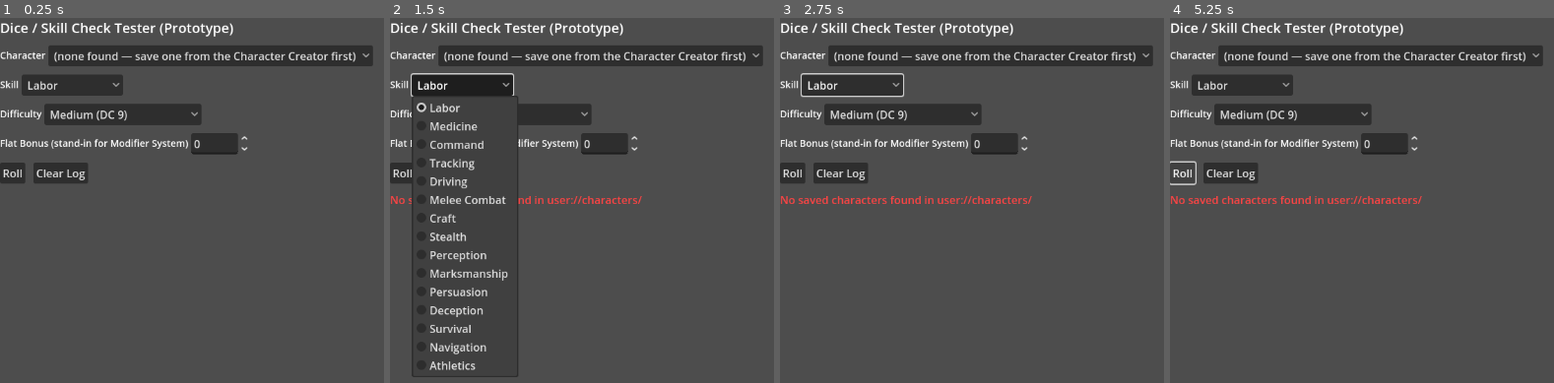
Above: before the commit, frames 1-4 (left to right).
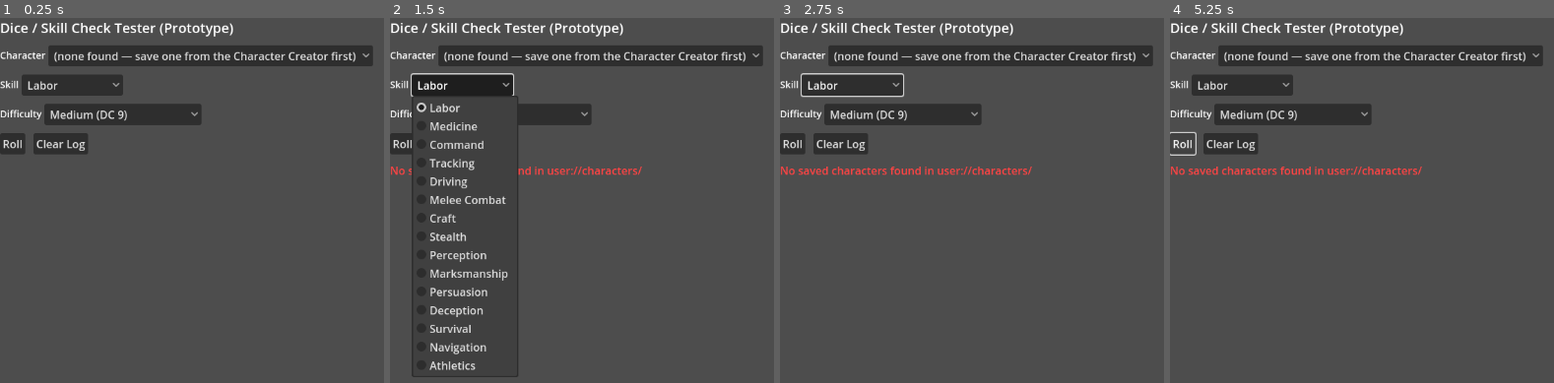
Above: after the commit, the same moments.

Repository: edendraug/frontier-rpg
Game: Godot game, scene res://Test Scenes/DiceChecker.tscn
Two runs of this game, one before a commit and one after it. Both use one fixed random seed, a clock stepped at 60 frames per second and the inputs below. The project has no main scene, so this scene is started directly.
Inputs:
- Up to frame 1 (0.25 s): no input
- Up to frame 2 (1.5 s): click "Roll" at 0.5 s; click "Labor" at 1.25 s
- Up to frame 3 (2.75 s): click "Medium (DC 9)" at 2 s
- Up to frame 4 (5.25 s): click "Clear Log" at 2.75 s; click "Labor" at 3.5 s; click "Medium (DC 9)" at 4.25 s; click "Roll" at 5 s

The runs differ from the first frame. In frame 1, 3.2% of the frame differs, in the area x 0-65%, y 31-46%; in frame 2, 2.3%; in frame 3, 4.4%, in the area x 0-66%, y 31-51%; in frame 4, 4.2%.

Commit message:
Modifier System
Added modifier listener to apply to skill checks and other systems.

Diff:
--- a/dice_check_tester.gd
+++ b/dice_check_tester.gd
@@ -24,7 +24,6 @@
 var character_option: OptionButton
 var skill_option: OptionButton
 var difficulty_option: OptionButton
-var flat_bonus_spin: SpinBox
 var log_output: RichTextLabel
 
 
@@ -95,15 +94,6 @@
 	diff_row.add_child(difficulty_option)
 	root.add_child(diff_row)
 
-	var bonus_row := HBoxContainer.new()
-	bonus_row.add_child(_make_label("Flat Bonus (stand-in for Modifier System)", 14))
-	flat_bonus_spin = SpinBox.new()
-	flat_bonus_spin.min_value = -10
-	flat_bonus_spin.max_value = 10
-	flat_bonus_spin.value = 0
-	bonus_row.add_child(flat_bonus_spin)
-	root.add_child(bonus_row)
-
 	var button_row := HBoxContainer.new()
 	button_row.add_theme_constant_override("separation", 12)
 
@@ -150,9 +140,8 @@
 
 	var tier: int = difficulty_option.selected
 	var dc := DiceResolver.dc_for_tier(tier)
-	var flat_bonus := int(flat_bonus_spin.value)
 
-	var check := SkillCheck.new(character, skill_id, dc, registry, flat_bonus)
+	var check := SkillCheck.new(character, skill_id, dc, registry)
 	var result := check.resolve()
 
 	# Outcome is already fully decided at this point — the 3D roll
@@ -174,8 +163,12 @@
 		lines.append("  Bonus dice: none (Unskilled)")
 
 	lines.append("  Stat modifier (%s): %s" % [def.display_name, _signed(result.stat_modifier)])
-	if result.flat_bonus != 0:
-		lines.append("  Flat bonus: %s" % _signed(result.flat_bonus))
+
+	if not result.contributing_modifiers.is_empty():
+		for entry in result.contributing_modifiers:
+			lines.append("  Modifier — %s: %s" % [entry.source_label, _signed(int(entry.value))])
+	elif result.modifier_bonus != 0:
+		lines.append("  Modifier bonus: %s" % _signed(result.modifier_bonus))
 
 	lines.append("  [b]Total: %d[/b] vs DC %d" % [result.total, result.difficulty])
 	lines.append("  Outcome: [color=%s]%s[/color]" % [_outcome_color(result.outcome), result.outcome_name()])
--- a/generate_sample_data.gd
+++ b/generate_sample_data.gd
@@ -69,7 +69,16 @@
 ## ============================================================
 ## TRAITS — deliberately a mix of positive and negative.
 ## ============================================================
-func _make_trait(id: String, name: String, desc: String, modifiers: Array) -> void:
+func _make_modifier(target: String, value: float, source_label: String) -> ModifierEntry:
+	var m := ModifierEntry.new()
+	m.target = target
+	m.value = value
+	m.type = ModifierEntry.Type.ADDITIVE
+	m.source_label = source_label
+	return m
+
+
+func _make_trait(id: String, name: String, desc: String, modifiers: Array[ModifierEntry]) -> void:
 	var t := TraitDefinition.new()
 	t.trait_id = id
 	t.display_name = name
@@ -82,27 +91,33 @@
 	_make_trait(
 		"natural_hunter", "Natural Hunter",
 		"Raised tracking game and living off the land. Sharper instincts in the wild.",
-		[{"target": "tracking", "value": 2}, {"target": "marksmanship", "value": 1}]
+		[
+			_make_modifier(ModifierResolver.target_for_skill("tracking"), 2, "Natural Hunter"),
+			_make_modifier(ModifierResolver.target_for_skill("marksmanship"), 1, "Natural Hunter"),
+		]
 	)
 	_make_trait(
 		"steady_hands", "Steady Hands",
 		"Years at the forge or workbench have made for precise, patient work.",
-		[{"target": "craft", "value": 2}]
+		[_make_modifier(ModifierResolver.target_for_skill("craft"), 2, "Steady Hands")]
 	)
 	_make_trait(
 		"formally_trained", "Formally Trained",
 		"Educated in proper medical practice, not just field remedies.",
-		[{"target": "medicine", "value": 2}]
+		[_make_modifier(ModifierResolver.target_for_skill("medicine"), 2, "Formally Trained")]
 	)
 	_make_trait(
 		"silver_tongue", "Silver Tongue",
 		"A natural, practiced way of winning people over.",
-		[{"target": "persuasion", "value": 2}]
+		[_make_modifier(ModifierResolver.target_for_skill("persuasion"), 2, "Silver Tongue")]
 	)
 	_make_trait(
 		"green_horn", "Green Horn",
 		"Raised in the city, more comfortable with ledgers than wilderness. Struggles to read the land.",
-		[{"target": "tracking", "value": -1}, {"target": "survival", "value": -1}]
+		[
+			_make_modifier(ModifierResolver.target_for_skill("tracking"), -1, "Green Horn"),
+			_make_modifier(ModifierResolver.target_for_skill("survival"), -1, "Green Horn"),
+		]
 	)
 
 
--- a/systems/character/character_sheet.gd
+++ b/systems/character/character_sheet.gd
@@ -169,3 +169,29 @@
 ## Likely keyed by other character ids rather than a flat value,
 ## since relationships are BETWEEN characters, not intrinsic to one.
 @export var relationships: Dictionary = {}
+
+
+## ============================================================
+## MODIFIER GATHERING
+## ============================================================
+## Collects this character's own modifier-contributing sources
+## (Traits, Injuries, Diseases) into a flat list of ModifierEntry
+## objects for ModifierResolver to aggregate. The character gathers
+## its OWN entries — ModifierResolver never reaches into a
+## CharacterSheet directly, which is what keeps per-character
+## isolation automatic rather than something enforced by convention.
+func get_modifier_entries(registry: CharacterDataRegistry) -> Array:
+	var entries: Array = []
+
+	for t in traits:
+		var def: TraitDefinition = registry.traits.get(t.trait_id)
+		if def != null:
+			entries.append_array(def.modifiers)
+
+	for i in injuries:
+		entries.append_array(i.penalties)
+
+	for d in diseases:
+		entries.append_array(d.penalties)
+
+	return entries
--- a/systems/character/data/traits/formally_trained.tres
+++ b/systems/character/data/traits/formally_trained.tres
@@ -1,13 +1,18 @@
-[gd_resource type="Resource" script_class="TraitDefinition" load_steps=2 format=3 uid="uid://8byyp34djvdp"]
+[gd_resource type="Resource" script_class="TraitDefinition" load_steps=4 format=3 uid="uid://8byyp34djvdp"]
 
-[ext_resource type="Script" uid="uid://bnm7mm4jahouc" path="res://systems/character/definitions/trait_definition.gd" id="1_jssh1"]
+[ext_resource type="Script" uid="uid://c023olycoooxe" path="res://systems/modifier/modifier_entry.gd" id="1_k4le0"]
+[ext_resource type="Script" uid="uid://bnm7mm4jahouc" path="res://systems/character/definitions/trait_definition.gd" id="2_4ju2p"]
+
+[sub_resource type="Resource" id="Resource_rrff0"]
+script = ExtResource("1_k4le0")
+target = "skill:medicine"
+value = 2.0
+type = 0
+source_label = "Formally Trained"
 
 [resource]
-script = ExtResource("1_jssh1")
+script = ExtResource("2_4ju2p")
 trait_id = "formally_trained"
 display_name = "Formally Trained"
 description = "Educated in proper medical practice, not just field remedies."
-modifiers = [{
-"target": "medicine",
-"value": 2
-}]
+modifiers = Array[ExtResource("1_k4le0")]([SubResource("Resource_rrff0")])
--- a/systems/character/data/traits/green_horn.tres
+++ b/systems/character/data/traits/green_horn.tres
@@ -1,16 +1,25 @@
-[gd_resource type="Resource" script_class="TraitDefinition" load_steps=2 format=3 uid="uid://8nu7iqqn147s"]
+[gd_resource type="Resource" script_class="TraitDefinition" load_steps=5 format=3 uid="uid://8nu7iqqn147s"]
 
-[ext_resource type="Script" uid="uid://bnm7mm4jahouc" path="res://systems/character/definitions/trait_definition.gd" id="1_40xik"]
+[ext_resource type="Script" uid="uid://c023olycoooxe" path="res://systems/modifier/modifier_entry.gd" id="1_r3mbt"]
+[ext_resource type="Script" uid="uid://bnm7mm4jahouc" path="res://systems/character/definitions/trait_definition.gd" id="2_p04kj"]
+
+[sub_resource type="Resource" id="Resource_52204"]
+script = ExtResource("1_r3mbt")
+target = "skill:tracking"
+value = -1.0
+type = 0
+source_label = "Green Horn"
+
+[sub_resource type="Resource" id="Resource_gu1ok"]
+script = ExtResource("1_r3mbt")
+target = "skill:survival"
+value = -1.0
+type = 0
+source_label = "Green Horn"
 
 [resource]
-script = ExtResource("1_40xik")
+script = ExtResource("2_p04kj")
 trait_id = "green_horn"
 display_name = "Green Horn"
 description = "Raised in the city, more comfortable with ledgers than wilderness. Struggles to read the land."
-modifiers = [{
-"target": "tracking",
-"value": -1
-}, {
-"target": "survival",
-"value": -1
-}]
+modifiers = Array[ExtResource("1_r3mbt")]([SubResource("Resource_52204"), SubResource("Resource_gu1ok")])
--- a/systems/character/data/traits/natural_hunter.tres
+++ b/systems/character/data/traits/natural_hunter.tres
@@ -1,16 +1,25 @@
-[gd_resource type="Resource" script_class="TraitDefinition" load_steps=2 format=3 uid="uid://nst8kjjxp2cp"]
+[gd_resource type="Resource" script_class="TraitDefinition" load_steps=5 format=3 uid="uid://nst8kjjxp2cp"]
 
-[ext_resource type="Script" uid="uid://bnm7mm4jahouc" path="res://systems/character/definitions/trait_definition.gd" id="1_d4jj7"]
+[ext_resource type="Script" uid="uid://c023olycoooxe" path="res://systems/modifier/modifier_entry.gd" id="1_qcdra"]
+[ext_resource type="Script" uid="uid://bnm7mm4jahouc" path="res://systems/character/definitions/trait_definition.gd" id="2_0o0ng"]
+
+[sub_resource type="Resource" id="Resource_q6xwp"]
+script = ExtResource("1_qcdra")
+target = "skill:tracking"
+value = 2.0
+type = 0
+source_label = "Natural Hunter"
+
+[sub_resource type="Resource" id="Resource_2mymy"]
+script = ExtResource("1_qcdra")
+target = "skill:marksmanship"
+value = 1.0
+type = 0
+source_label = "Natural Hunter"
 
 [resource]
-script = ExtResource("1_d4jj7")
+script = ExtResource("2_0o0ng")
 trait_id = "natural_hunter"
 display_name = "Natural Hunter"
 description = "Raised tracking game and living off the land. Sharper instincts in the wild."
-modifiers = [{
-"target": "tracking",
-"value": 2
-}, {
-"target": "marksmanship",
-"value": 1
-}]
+modifiers = Array[ExtResource("1_qcdra")]([SubResource("Resource_q6xwp"), SubResource("Resource_2mymy")])
--- a/systems/character/data/traits/silver_tongue.tres
+++ b/systems/character/data/traits/silver_tongue.tres
@@ -1,13 +1,18 @@
-[gd_resource type="Resource" script_class="TraitDefinition" load_steps=2 format=3 uid="uid://h88l2lpngxqw"]
+[gd_resource type="Resource" script_class="TraitDefinition" load_steps=4 format=3 uid="uid://h88l2lpngxqw"]
 
-[ext_resource type="Script" uid="uid://bnm7mm4jahouc" path="res://systems/character/definitions/trait_definition.gd" id="1_0qogo"]
+[ext_resource type="Script" uid="uid://c023olycoooxe" path="res://systems/modifier/modifier_entry.gd" id="1_i67p3"]
+[ext_resource type="Script" uid="uid://bnm7mm4jahouc" path="res://systems/character/definitions/trait_definition.gd" id="2_2bf18"]
+
+[sub_resource type="Resource" id="Resource_pbgwq"]
+script = ExtResource("1_i67p3")
+target = "skill:persuasion"
+value = 2.0
+type = 0
+source_label = "Silver Tongue"
 
 [resource]
-script = ExtResource("1_0qogo")
+script = ExtResource("2_2bf18")
 trait_id = "silver_tongue"
 display_name = "Silver Tongue"
 description = "A natural, practiced way of winning people over."
-modifiers = [{
-"target": "persuasion",
-"value": 2
-}]
+modifiers = Array[ExtResource("1_i67p3")]([SubResource("Resource_pbgwq")])
--- a/systems/character/data/traits/steady_hands.tres
+++ b/systems/character/data/traits/steady_hands.tres
@@ -1,13 +1,18 @@
-[gd_resource type="Resource" script_class="TraitDefinition" load_steps=2 format=3 uid="uid://cye461oimi8pc"]
+[gd_resource type="Resource" script_class="TraitDefinition" load_steps=4 format=3 uid="uid://cye461oimi8pc"]
 
-[ext_resource type="Script" uid="uid://bnm7mm4jahouc" path="res://systems/character/definitions/trait_definition.gd" id="1_eu41c"]
+[ext_resource type="Script" uid="uid://c023olycoooxe" path="res://systems/modifier/modifier_entry.gd" id="1_4ldn0"]
+[ext_resource type="Script" uid="uid://bnm7mm4jahouc" path="res://systems/character/definitions/trait_definition.gd" id="2_ee1ix"]
+
+[sub_resource type="Resource" id="Resource_to5y5"]
+script = ExtResource("1_4ldn0")
+target = "skill:craft"
+value = 2.0
+type = 0
+source_label = "Steady Hands"
 
 [resource]
-script = ExtResource("1_eu41c")
+script = ExtResource("2_ee1ix")
 trait_id = "steady_hands"
 display_name = "Steady Hands"
 description = "Years at the forge or workbench have made for precise, patient work."
-modifiers = [{
-"target": "craft",
-"value": 2
-}]
+modifiers = Array[ExtResource("1_4ldn0")]([SubResource("Resource_to5y5")])
--- a/systems/character/definitions/trait_definition.gd
+++ b/systems/character/definitions/trait_definition.gd
@@ -11,7 +11,4 @@
 @export var display_name: String = ""
 @export_multiline var description: String = ""
 
-## Raw Modifier System entries — same open format as Injury/Disease
-## penalties, until the Modifier System itself defines its schema.
-## e.g. [{"target": "tracking_checks", "value": 2}]
-@export var modifiers: Array = []
+@export var modifiers: Array[ModifierEntry] = []
--- a/systems/character/instances/disease_instance.gd
+++ b/systems/character/instances/disease_instance.gd
@@ -19,4 +19,4 @@
 @export var day_contracted: int = 0
 
 @export var recovery_requirement: Dictionary = {}
-@export var penalties: Array = []
+@export var penalties: Array[ModifierEntry] = []
--- a/systems/character/instances/injury_instance.gd
+++ b/systems/character/instances/injury_instance.gd
@@ -21,7 +21,4 @@
 @export var recovery_requirement: Dictionary = {}
 
 ## Modifier System entries this injury contributes while active.
-## Left as raw data until the Modifier System's own format is
-## defined — this is just a slot for it to read from.
-## e.g. [{"target": "agility_checks", "value": -2}]
-@export var penalties: Array = []
+@export var penalties: Array[ModifierEntry] = []
--- a/systems/dice/resolver/skill_check.gd
+++ b/systems/dice/resolver/skill_check.gd
@@ -9,41 +9,34 @@
 ##
 ## Deliberately knows nothing about dialogue, combat, hunting, or
 ## rendering — it only talks to CharacterSheet (for skill rank and
-## stat modifier) and CharacterDataRegistry (to look up which stat a
-## skill uses). Anything wanting a 3D dice animation should roll
-## this FIRST, then hand the resulting SkillCheckResult to a
-## DiceVisualizer to perform visually — the outcome is already
+## stat modifier), CharacterDataRegistry (to look up which stat a
+## skill uses), and ModifierResolver (to aggregate whatever Traits/
+## Injuries/Diseases apply). Anything wanting a 3D dice animation
+## should roll this FIRST, then hand the resulting SkillCheckResult
+## to a DiceVisualizer to perform visually — the outcome is already
 ## decided by the time any animation plays.
-##
-## flat_bonus is a stand-in for what the Modifier System will
-## eventually supply (Traits, Injuries, Weather, etc.) — pass a
-## precomputed total in for now.
 
 var character: CharacterSheet
 var skill_id: String
 var difficulty: int
 var registry: CharacterDataRegistry
-var flat_bonus: int
 
 
 func _init(
 	p_character: CharacterSheet,
 	p_skill_id: String,
 	p_difficulty: int,
-	p_registry: CharacterDataRegistry,
-	p_flat_bonus: int = 0
+	p_registry: CharacterDataRegistry
 ) -> void:
 	character = p_character
 	skill_id = p_skill_id
 	difficulty = p_difficulty
 	registry = p_registry
-	flat_bonus = p_flat_bonus
 
 
 func resolve() -> SkillCheckResult:
 	var result := SkillCheckResult.new()
 	result.difficulty = difficulty
-	result.flat_bonus = flat_bonus
 
 	result.base_dice = [randi_range(1, 6), randi_range(1, 6)]
 
@@ -55,7 +48,20 @@
 	var def: SkillDefinition = registry.skills.get(skill_id)
 	result.stat_modifier = character.get_base_modifier(def.governing_stat) if def != null else 0
 
-	result.total = result.base_dice_total() + result.bonus_dice_total() + result.stat_modifier + flat_bonus
+	# Gather every modifier-contributing source THIS character owns,
+	# then aggregate only the entries relevant to this specific
+	# check — the skill directly, plus its governing stat (so a
+	# general stat-level penalty/bonus cascades in automatically).
+	var targets: Array = [ModifierResolver.target_for_skill(skill_id)]
+	if def != null:
+		targets.append(ModifierResolver.target_for_stat(def.governing_stat))
+
+	var entries := character.get_modifier_entries(registry)
+	var modifier_result := ModifierResolver.aggregate(entries, targets)
+	result.modifier_bonus = int(modifier_result.additive_total)
+	result.contributing_modifiers = modifier_result.contributing_entries
+
+	result.total = result.base_dice_total() + result.bonus_dice_total() + result.stat_modifier + result.modifier_bonus
 	result.outcome = DiceResolver.determine_outcome(result.total, difficulty)
 
 	return result
--- a/systems/dice/resolver/skill_check_result.gd
+++ b/systems/dice/resolver/skill_check_result.gd
@@ -9,7 +9,12 @@
 var base_dice: Array[int] = []       # the 2d6, individually
 var bonus_dice: Array[int] = []      # 0-2 d4s, from skill rank
 var stat_modifier: int = 0
-var flat_bonus: int = 0
+
+## Aggregated additive total from ModifierResolver — every Trait/
+## Injury/Disease entry that applied to this check, already summed.
+var modifier_bonus: int = 0
+var contributing_modifiers: Array = []   # Array[ModifierEntry], for a future breakdown/tooltip
+
 var difficulty: int = 0
 var total: int = 0
 var outcome: DiceResolver.Outcome = DiceResolver.Outcome.FAILURE
--- /dev/null
+++ b/systems/modifier/modifier_entry.gd
@@ -0,0 +1,31 @@
+class_name ModifierEntry
+extends Resource
+
+## A single modifier contribution — from a Trait, Injury, Disease,
+## or (later) Weather/Terrain/Wagon state. Targets use a three-tier
+## namespace so a stat-level entry can cascade to every skill under
+## that stat without needing a separate entry per skill:
+##
+##   "skill:<skill_id>"   — affects one specific Skill Check
+##   "stat:<stat_key>"    — affects every skill governed by that stat
+##   "system:<name>"      — affects something outside the stat/skill
+##                          model entirely (e.g. "system:travel_speed")
+##
+## Build target strings via ModifierResolver's helpers rather than
+## typing them by hand, so the format can't drift.
+##
+## ADDITIVE entries sum together (+2, +1, -1 → net +2). MULTIPLICATIVE
+## entries compose as factors (0.9 × 0.85, not 90 - 85) — the two
+## never mix, which is why aggregation tracks them separately rather
+## than folding everything into one number.
+
+enum Type { ADDITIVE, MULTIPLICATIVE }
+
+@export var target: String = ""
+@export var value: float = 0.0
+@export var type: Type = Type.ADDITIVE
+
+## Display only — never used in the aggregation math. Lets a future
+## breakdown/tooltip show WHY a roll got what it got (e.g. "Natural
+## Hunter +2") rather than just a final opaque number.
+@export var source_label: String = ""
--- /dev/null
+++ b/systems/modifier/modifier_resolver.gd
@@ -0,0 +1,58 @@
+class_name ModifierResolver
+extends RefCounted
+
+## Stateless aggregator — no autoload, no stored state, nothing to
+## initialize. Deliberately knows nothing about Character, Trait,
+## Injury, Skill Checks, Dialogue, or anything else that PRODUCES
+## modifier entries; it only ever combines whatever pile of already-
+## gathered ModifierEntry objects a caller hands it.
+##
+## Gathering is each source's own job — CharacterSheet knows how to
+## collect its own Traits/Injuries/Diseases into entries (see
+## CharacterSheet.get_modifier_entries()); a future Environment/
+## Weather system will do the same for context-level sources. This
+## keeps per-character isolation automatic: nothing here ever
+## reaches across characters, because nothing here holds any
+## character's data in the first place — it only ever sees whatever
+## ONE caller passed in for THIS query.
+
+
+static func target_for_skill(skill_id: String) -> String:
+	return "skill:" + skill_id
+
+
+## Uses the Stat enum's own name (via reflection) rather than a
+## separate hand-maintained key list, so this can't drift out of
+## sync if a stat is ever renamed.
+static func target_for_stat(stat: CharacterSheet.Stat) -> String:
+	return "stat:" + CharacterSheet.Stat.keys()[stat].to_lower()
+
+
+static func target_for_system(system_name: String) -> String:
+	return "system:" + system_name
+
+
+## entries: Array[ModifierEntry] — everything gathered from every
+##   relevant source for THIS query (e.g. one character's traits +
+##   injuries + diseases).
+## matching_targets: Array[String] — every target string relevant to
+##   this specific check (e.g. ["skill:tracking", "stat:wits"] for a
+##   Tracking check, so a general Wits penalty correctly cascades in
+##   alongside anything targeting Tracking directly).
+static func aggregate(entries: Array, matching_targets: Array) -> ModifierResult:
+	var result := ModifierResult.new()
+
+	for entry in entries:
+		if entry == null:
+			continue
+		if not (entry.target in matching_targets):
+			continue
+
+		result.contributing_entries.append(entry)
+		match entry.type:
+			ModifierEntry.Type.ADDITIVE:
+				result.additive_total += entry.value
+			ModifierEntry.Type.MULTIPLICATIVE:
+				result.multiplicative_total *= entry.value
+
+	return result
--- /dev/null
+++ b/systems/modifier/modifier_result.gd
@@ -0,0 +1,16 @@
+class_name ModifierResult
+extends RefCounted
+
+## The output of ModifierResolver.aggregate() — kept granular (not
+## just a final number) for the same reason SkillCheckResult is:
+## a future breakdown/tooltip needs to show which specific sources
+## contributed, not just the total.
+
+var additive_total: float = 0.0
+
+## Neutral factor (1.0 = "no change") when no multiplicative entries
+## are present, so callers can always safely multiply by this
+## without a special case for "nothing applied."
+var multiplicative_total: float = 1.0
+
+var contributing_entries: Array = []   # Array[ModifierEntry]
Not shown, added: systems/modifier/modifier_entry.gd.uid
Not shown, added: systems/modifier/modifier_resolver.gd.uid
Not shown, added: systems/modifier/modifier_result.gd.uid
Not shown, added: Test Scenes/CharacterCreator.tscn5423604010.tmp
